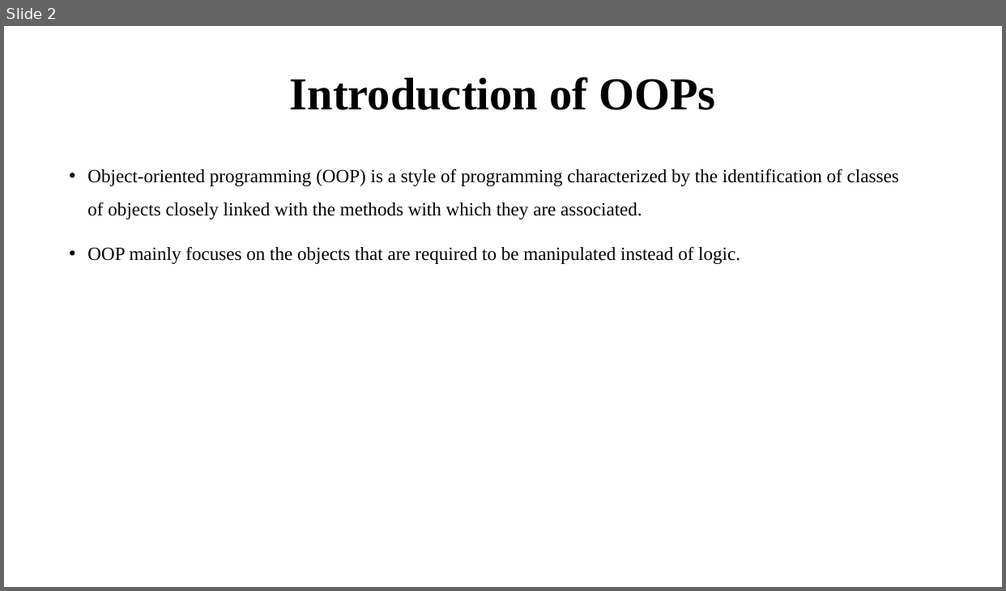
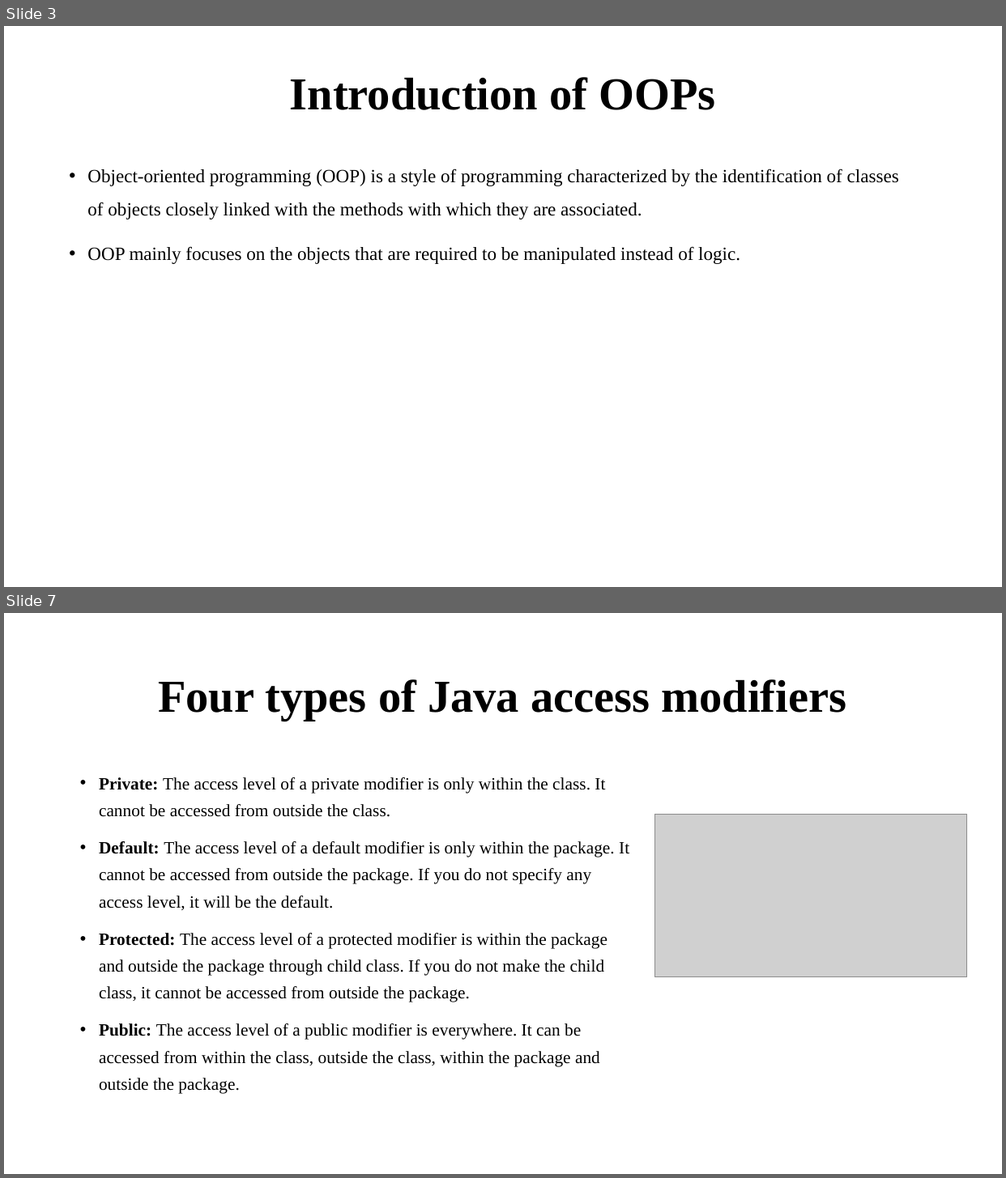
Before and after one commit to amitsharma7565/Core_and_Advance_Java, a slide deck: oops.pptx. Shown one above the other, each under a label of ours: slide 2 before the commit, slides 3 and 7 after it; the slides between them are not shown. The pictures are 1006x591 and 1006x1178 pixels, drawn with LibreOffice and Linux fonts; fonts in the diff are those of the drawing; grey boxes stand for pictures. Boxes give left, top, right and bottom in pixels: in the first picture for what was removed or moved away, otherwise in the second. Text is boxed around its words. In the diff, an @@ line names an element or a change of style, - is before the commit and + after.

```diff
--- a/oops.pptx
+++ b/oops.pptx
@@ slide 7 added at bbox=[4, 613, 1002, 1174], background #FFFFFF @@
@@ title added at bbox=[158, 679, 847, 721], 44 pt, text #000000, bold @@
+Four types of Java access modifiers
@@ text added at bbox=[99, 777, 629, 1094], 16.6 pt, text #000000 @@
+• Private: The access level of a private modifier is only within the class. It cannot be accessed from outside the class.
+• Default: The access level of a default modifier is only within the package. It cannot be accessed from outside the package. If you do not specify any access level, it will be the default.
+• Protected: The access level of a protected modifier is within the package and outside the package through child class. If you do not make the child class, it cannot be accessed from outside the package.
+• Public: The access level of a public modifier is everywhere. It can be accessed from within the class, outside the class, within the package and outside the package.
@@ picture added at bbox=[654, 815, 967, 977] @@
@@ what was slide 2 is now slide 3 @@
```
Also in this commit, not shown: 3 slides changed, 26 other slides added, 5 slides removed, 3 other files.
